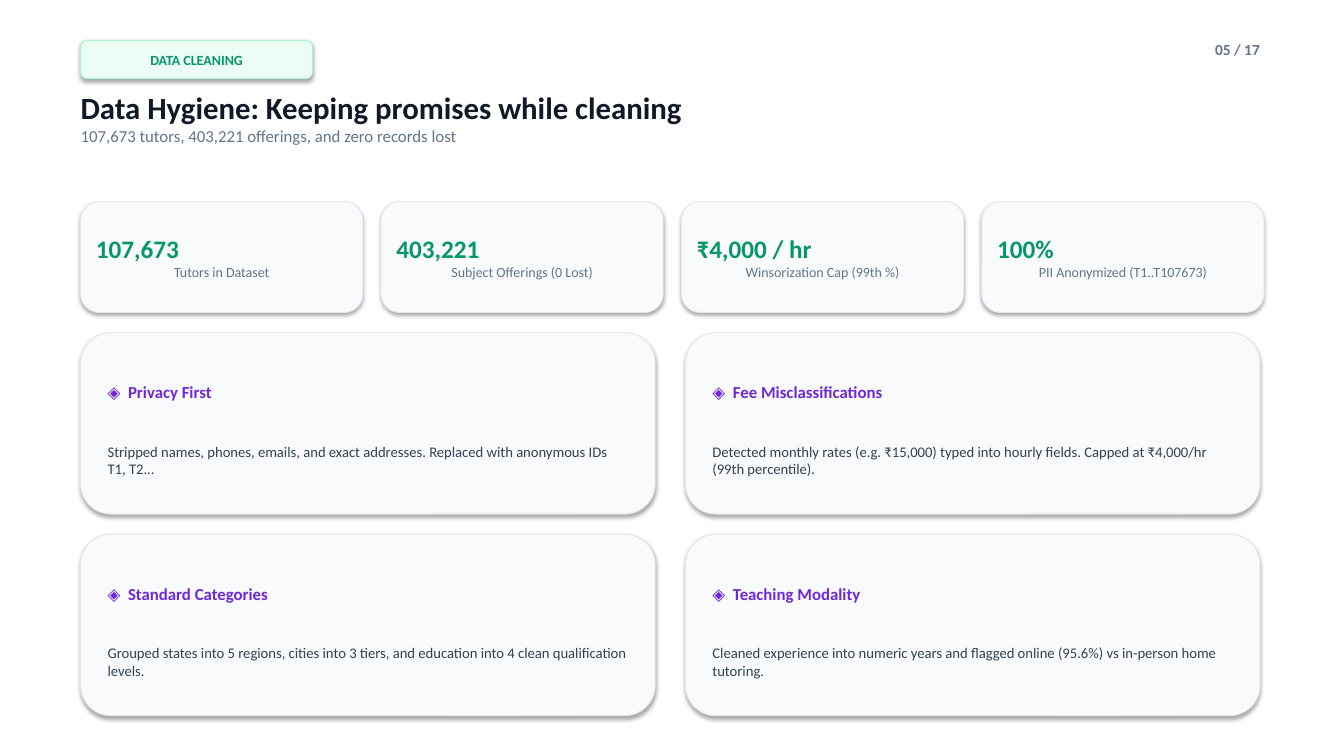
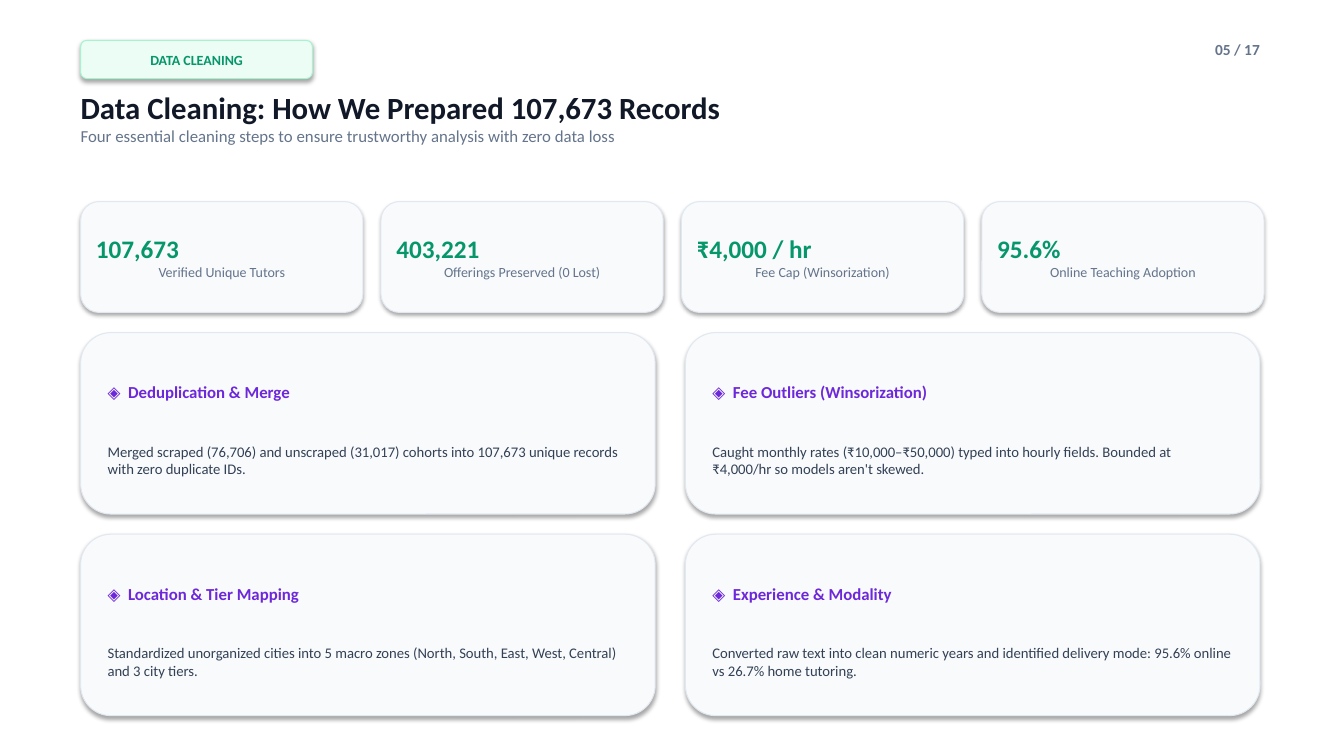
Before and after one commit to nilesh7757/BMPTUTORS, a slide deck: slide 5 of project_showcase_bundle/BMP_Tutors_Deck_Full.pptx. Drawn at 1344x756 pixels with LibreOffice and Linux fonts; fonts in the diff are those of the drawing. Boxes give left, top, right and bottom in pixels: in the first picture for what was removed or moved away, otherwise in the second. Text is boxed around its words. In the diff, an @@ line names an element or a change of style, - is before the commit and + after.

Commit message:
refactor(deck): Simplify Data Cleaning slide with verified numbers, concise human bullets, and zero jargon

```diff
--- a/project_showcase_bundle/BMP_Tutors_Deck_Full.pptx
+++ b/project_showcase_bundle/BMP_Tutors_Deck_Full.pptx
@@ text at (x1=81, y1=97, x2=720, y2=145): text changed @@
-Data Hygiene: Keeping promises while cleaning
-107,673 tutors, 403,221 offerings, and zero records lost
+Data Cleaning: How We Prepared 107,673 Records
+Four essential cleaning steps to ensure trustworthy analysis with zero data loss
@@ text in rounded rectangle at (x1=96, y1=240, x2=285, y2=279): text changed @@
-107,673
-Tutors in Dataset
+107,673
+Verified Unique Tutors
@@ text in rounded rectangle at (x1=396, y1=241, x2=600, y2=280): text changed @@
-403,221
-Subject Offerings (0 Lost)
+403,221
+Offerings Preserved (0 Lost)
@@ text in rounded rectangle at (x1=697, y1=240, x2=890, y2=279): text changed @@
-₹4,000 / hr
-Winsorization Cap (99th %)
+₹4,000 / hr
+Fee Cap (Winsorization)
@@ text in rounded rectangle at (x1=997, y1=240, x2=1196, y2=280): text changed @@
-100%
-PII Anonymized (T1..T107673)
+95.6%
+Online Teaching Adoption
@@ text in rounded rectangle at (x1=108, y1=386, x2=618, y2=477): text changed @@
-◈ Privacy First
-Stripped names, phones, emails, and exact addresses. Replaced with anonymous IDs T1, T2...
+◈ Deduplication & Merge
+Merged scraped (76,706) and unscraped (31,017) cohorts into 107,673 unique records with zero duplicate IDs.
@@ text in rounded rectangle at (x1=712, y1=385, x2=1171, y2=476): text changed @@
-◈ Fee Misclassifications
-Detected monthly rates (e.g. ₹15,000) typed into hourly fields. Capped at ₹4,000/hr (99th percentile).
+◈ Fee Outliers (Winsorization)
+Caught monthly rates (₹10,000–₹50,000) typed into hourly fields. Bounded at ₹4,000/hr so models aren't skewed.
@@ text in rounded rectangle at (x1=108, y1=588, x2=616, y2=679): text changed @@
-◈ Standard Categories
-Grouped states into 5 regions, cities into 3 tiers, and education into 4 clean qualification levels.
+◈ Location & Tier Mapping
+Standardized unorganized cities into 5 macro zones (North, South, East, West, Central) and 3 city tiers.
@@ text in rounded rectangle at (x1=712, y1=588, x2=1231, y2=679): text changed @@
-◈ Teaching Modality
-Cleaned experience into numeric years and flagged online (95.6%) vs in-person home tutoring.
+◈ Experience & Modality
+Converted raw text into clean numeric years and identified delivery mode: 95.6% online vs 26.7% home tutoring.
```
Also in this commit, not shown: 3 other files.
